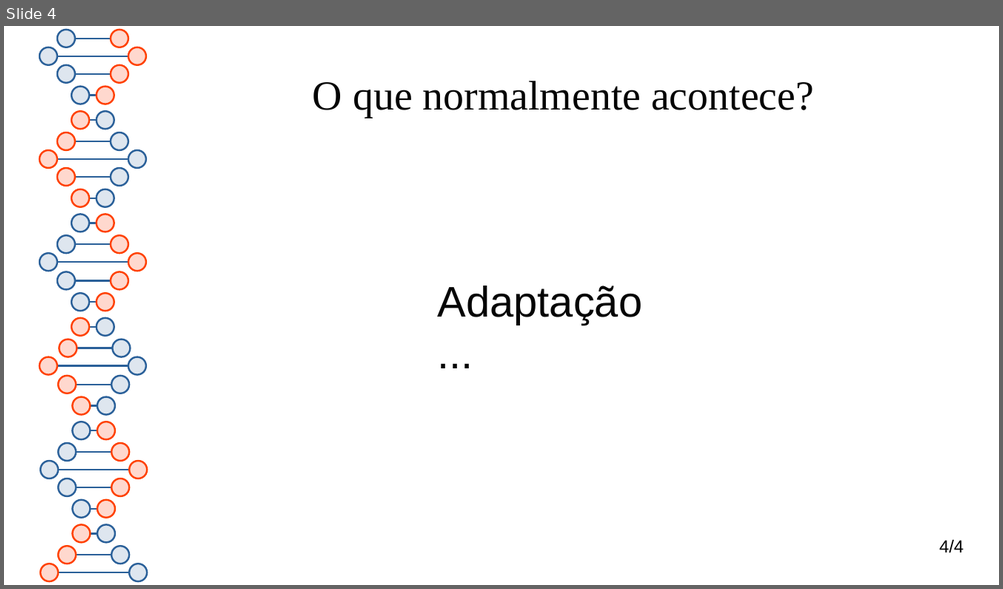
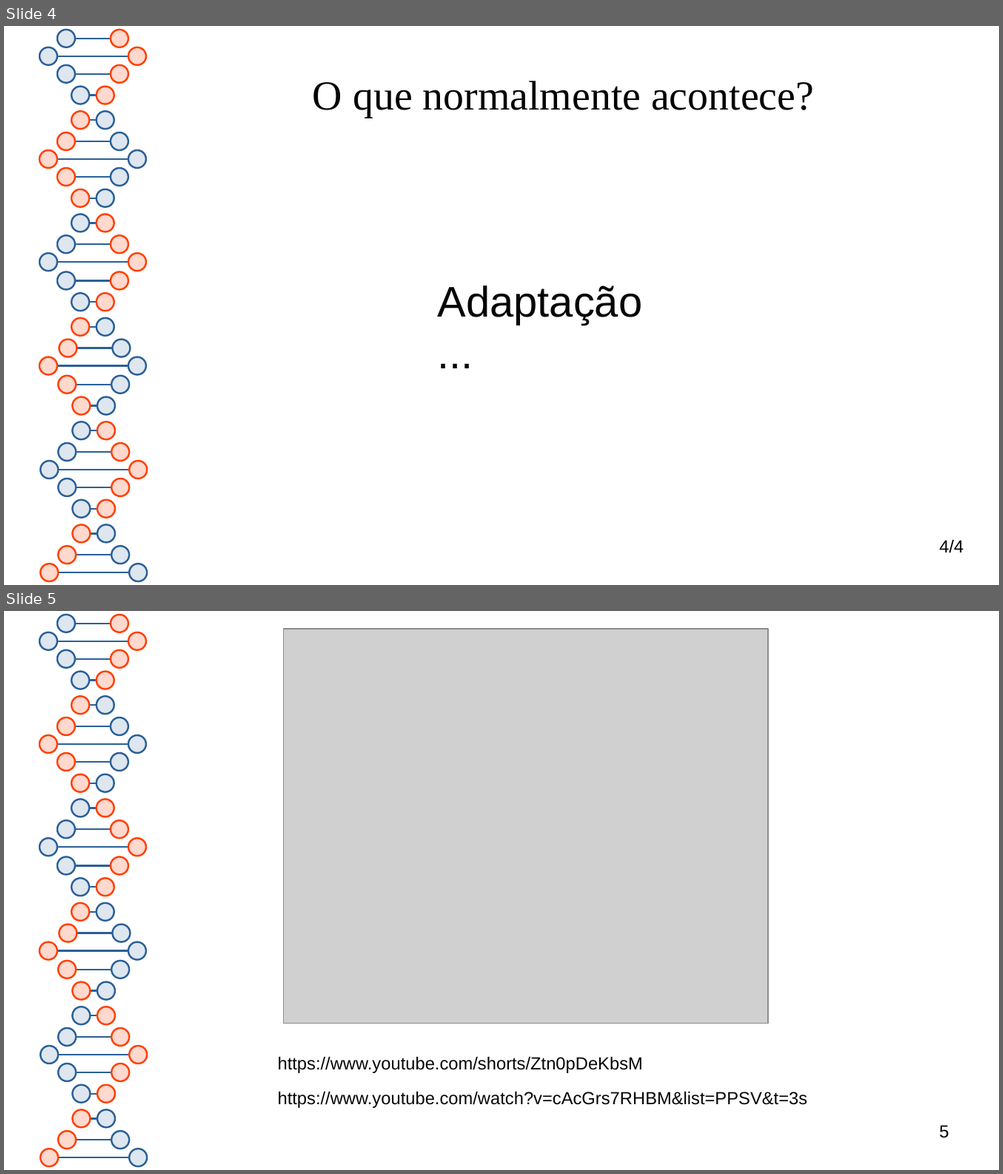
Before and after one commit to rjhalmeman/projeto-integrador-2026, a slide deck: 2-bimestre/2026-05-21/inicio.odp. Shown one above the other, each under a label of ours: slide 4 before the commit, slides 4 and 5 after it. The pictures are 1003x589 and 1003x1174 pixels, drawn with LibreOffice and Linux fonts; fonts in the diff are those of the drawing; grey boxes stand for pictures. Boxes give left, top, right and bottom in pixels: in the first picture for what was removed or moved away, otherwise in the second. Text is boxed around its words. In the diff, an @@ line names an element or a change of style, - is before the commit and + after.

```diff
--- a/2-bimestre/2026-05-21/inicio.odp
+++ b/2-bimestre/2026-05-21/inicio.odp
@@ slide 5 added at [4,611,999,1170], background #FFFFFF; not listed: 81 template elements that a slide beside it also shows @@
@@ picture added at [283,629,768,1025] @@
@@ text added at [278,1056,808,1108], 14 pt, text #050505 @@
+https://www.youtube.com/shorts/Ztn0pDeKbsM
+https://www.youtube.com/watch?v=cAcGrs7RHBM&list=PPSV&t=3s
@@ page number added at [939,1125,948,1139], 14 pt, text #000000 @@
+5
```
Also in this commit, not shown: 3 other slides changed, 2 other files.
